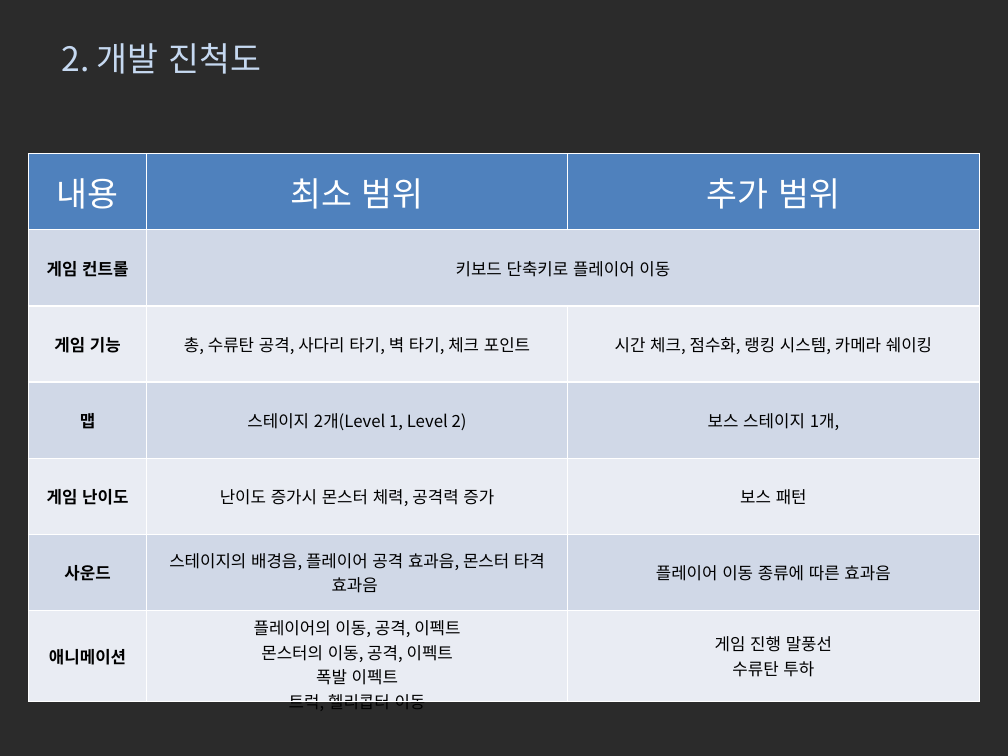
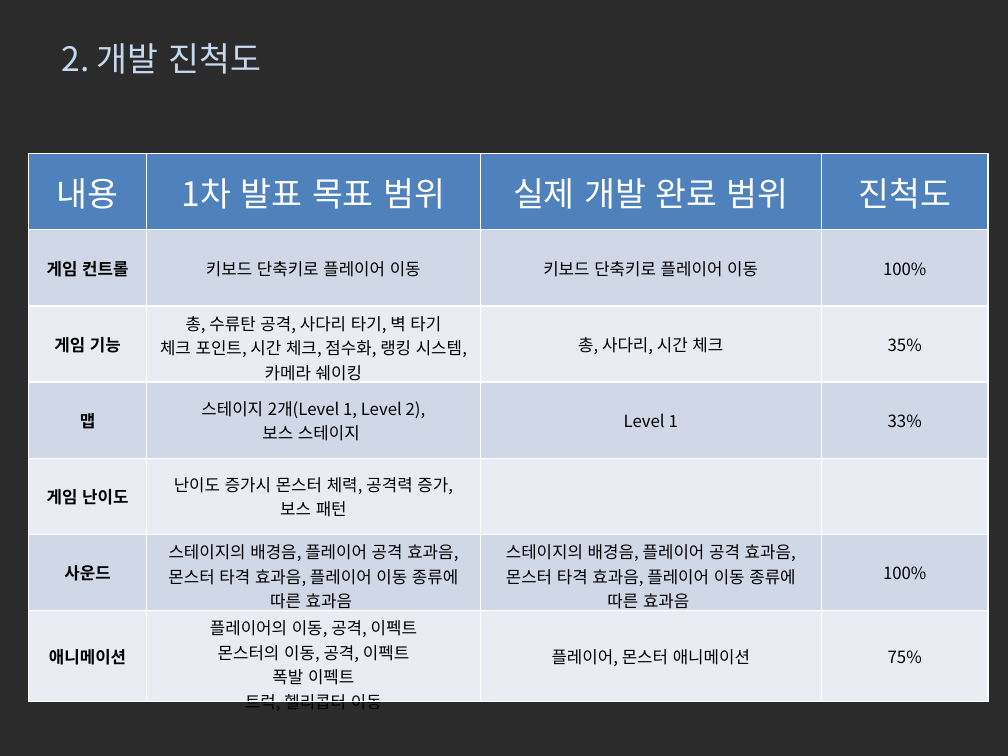
Before and after one commit to baejisoo/2015180018-2DGP, a slide deck: slide 5 of 2015180018_배지수_BROFORCE_최종발표.pptx. Drawn at 1008x756 pixels with LibreOffice and Linux fonts; fonts in the diff are those of the drawing; background and template pictures are left out; a plain dark background stands for a picture behind light text. Boxes give left, top, right and bottom in pixels: in the first picture for what was removed or moved away, otherwise in the second. Text is boxed around its words. In the diff, an @@ line names an element or a change of style, - is before the commit and + after.

```diff
--- a/2015180018_배지수_BROFORCE_최종발표.pptx
+++ b/2015180018_배지수_BROFORCE_최종발표.pptx
@@ table at [28,154,988,713] @@
-column 2: 최소 범위 | 키보드 단축키로 플레이어 이동 | 총, 수류탄 공격, 사다리 타기, 벽 타기, 체크 포인트 | 스테이지 2개(Level 1, Level 2) | 난이도 증가시 몬스터 체력, 공격력 증가 | 스테이지의 배경음, 플레이어 공격 효과음, 몬스터 타격 효과음 | 플레이어의 이동, 공격, 이펙트 / 몬스터의 이동, 공격, 이펙트 / 폭발 이펙트 / 트럭, 헬리콥터 이동
-column 3: 추가 범위 |  | 시간 체크, 점수화, 랭킹 시스템, 카메라 쉐이킹 | 보스 스테이지 1개, | 보스 패턴 | 플레이어 이동 종류에 따른 효과음 | 게임 진행 말풍선 / 수류탄 투하
+column 2: 1차 발표 목표 범위 | 키보드 단축키로 플레이어 이동 | 총, 수류탄 공격, 사다리 타기, 벽 타기 / 체크 포인트, 시간 체크, 점수화, 랭킹 시스템, 카메라 쉐이킹 | 스테이지 2개(Level 1, Level 2), / 보스 스테이지 | 난이도 증가시 몬스터 체력, 공격력 증가, / 보스 패턴 | 스테이지의 배경음, 플레이어 공격 효과음, 몬스터 타격 효과음, 플레이어 이동 종류에 따른 효과음 | 플레이어의 이동, 공격, 이펙트 / 몬스터의 이동, 공격, 이펙트 / 폭발 이펙트 / 트럭, 헬리콥터 이동
+column 3: 실제 개발 완료 범위 | 키보드 단축키로 플레이어 이동 | 총, 사다리, 시간 체크 | Level 1 |  | 스테이지의 배경음, 플레이어 공격 효과음, 몬스터 타격 효과음, 플레이어 이동 종류에 따른 효과음 | 플레이어, 몬스터 애니메이션
+column 4: 진척도 | 100% | 35% | 33% |  | 100% | 75%
@@ table: place and size @@
-table at [28,154,979,713]
+table at [28,154,988,713]
```
Also in this commit, not shown: 1 other slide changed, 3 slides added, 3 slides removed, 36 other files.
